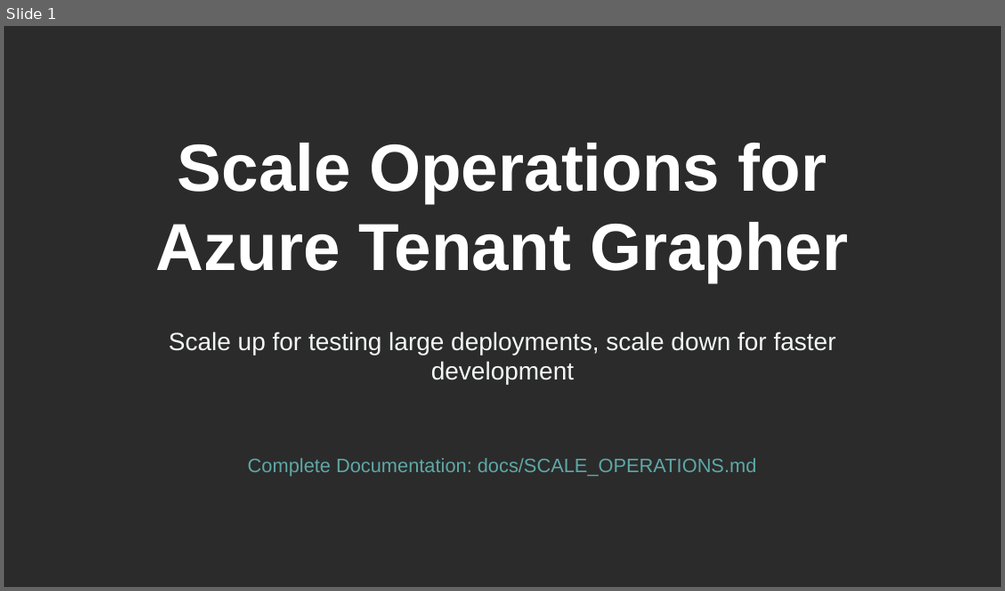
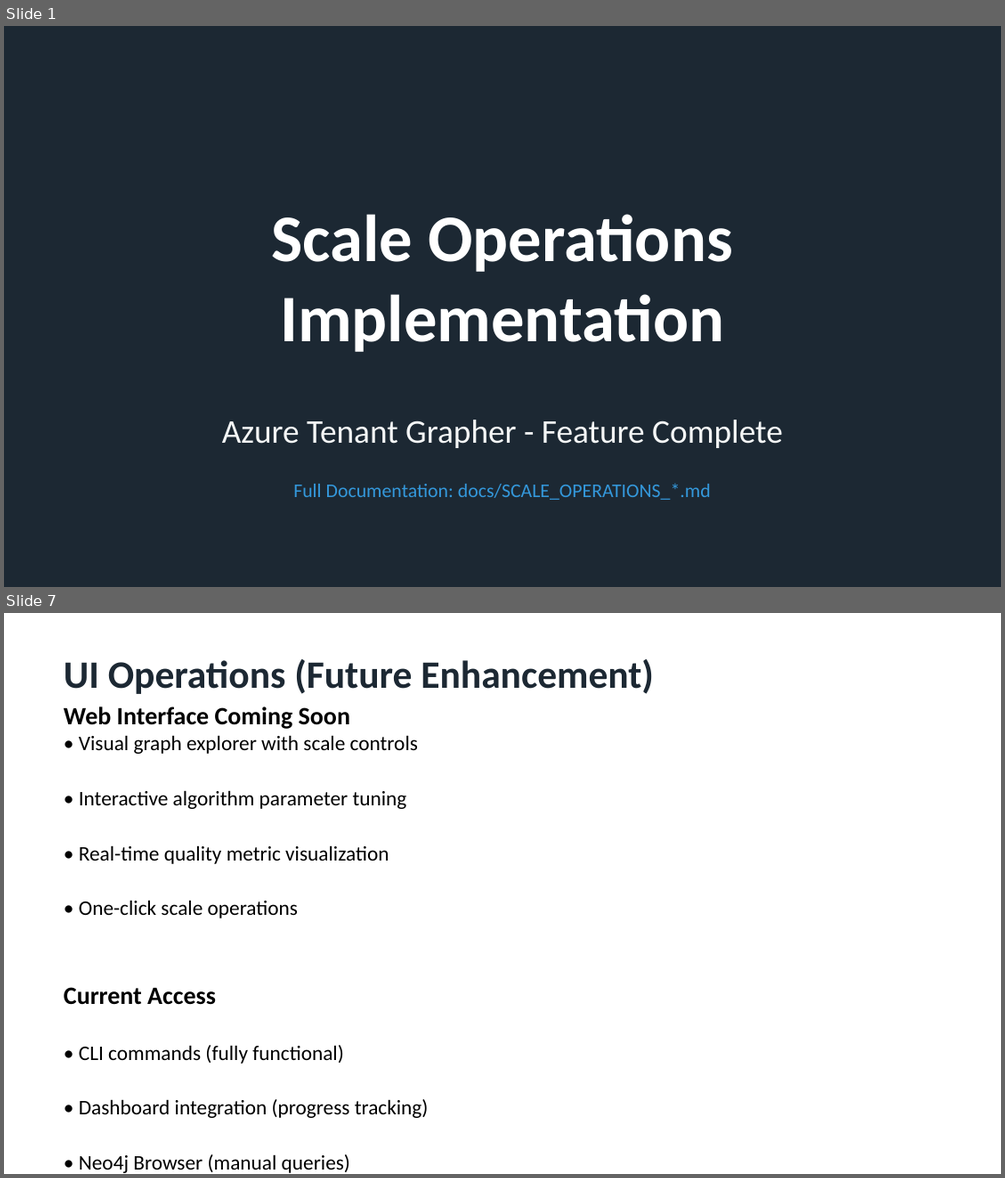
Before and after one commit to rysweet/azure-tenant-grapher, a slide deck: Scale_Operations_Implementation.pptx. Shown one above the other, each under a label of ours: slide 1 before the commit, slides 1 and 7 after it; the slides between them are not shown. The pictures are 1005x591 and 1005x1178 pixels, drawn with LibreOffice and Linux fonts; fonts in the diff are those of the drawing; background and template pictures are left out; a plain dark background stands for a picture behind light text. Boxes give left, top, right and bottom in pixels: in the first picture for what was removed or moved away, otherwise in the second. Text is boxed around its words. In the diff, an @@ line names an element or a change of style, - is before the commit and + after.

```diff
--- a/Scale_Operations_Implementation.pptx
+++ b/Scale_Operations_Implementation.pptx
@@ slide 7 added at bbox=[4, 613, 1001, 1174], background #FFFFFF @@
@@ text added at bbox=[64, 659, 654, 694], 28 pt, text #1C2833, bold @@
+UI Operations (Future Enhancement)
@@ text added at bbox=[64, 706, 429, 1173], 15 pt, text #000000 @@
+Web Interface Coming Soon
+• Visual graph explorer with scale controls
+• Interactive algorithm parameter tuning
+• Real-time quality metric visualization
+• One-click scale operations
+Current Access
+• CLI commands (fully functional)
+• Dashboard integration (progress tracking)
+• Neo4j Browser (manual queries)
@@ slide 1 changed as well @@
@@ background picture (left out) to #1C2833 @@
@@ text at bbox=[272, 214, 733, 352]: text changed; font Arial to Calibri @@
-Scale Operations for Azure Tenant Grapher
+Scale Operations
+Implementation
@@ vertical alignment top to middle in 3 elements at bbox=[293, 483, 711, 499], bbox=[272, 214, 733, 352], bbox=[222, 419, 783, 448] @@
@@ text at bbox=[222, 419, 783, 448]: text changed; size 18 to 24 pt; font Arial to Calibri @@
-Scale up for testing large deployments, scale down for faster development
+Azure Tenant Grapher - Feature Complete
@@ text at bbox=[293, 483, 711, 499]: text changed; font Arial to Calibri; text colour #5EA8A7 to #3498DB @@
-Complete Documentation: docs/SCALE_OPERATIONS.md
+Full Documentation: docs/SCALE_OPERATIONS_*.md
```
Also in this commit, not shown: 9 other slides added, 10 slides removed.
